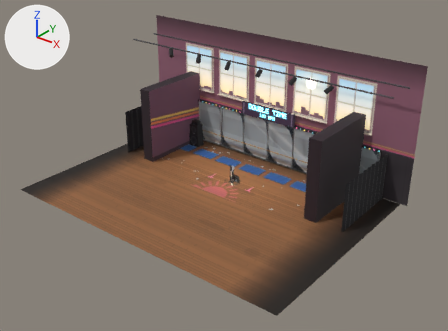
Before and after pictures for a commit that changed the glTF model public/assets/stages/burn.glb.
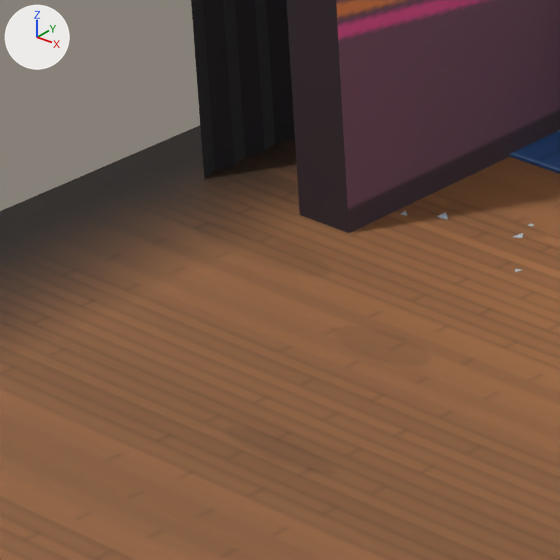
The first picture shows the older version from a camera (50 mm lens) standing at (21.5, -27.7, 18.2) and looking at (1.4, -2.5, 2.5). The close-ups show the older and then the newer version on the part from 21% to 42% of the width and 37% to 66% of the height of that picture. Only the edits that show in the close-ups are written down. The lights are fixed; the arrows at upper left show +X, +Y and +Z.

Objects in the first close-up: 'seg_burnout', 'seg_warmup', 'set'.
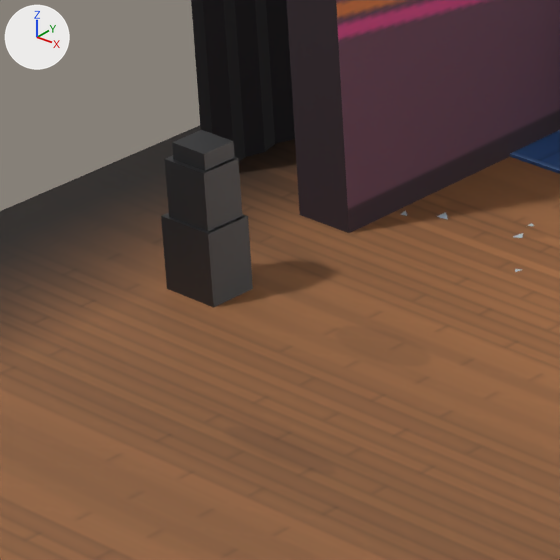
The edits, one by one:
Mesh me_fg_left is new.
It consists of a box spanning x -0.38..0.38, y -0.3..0.3, z 0.0..0.9; a box spanning x -0.29..0.33, y -0.26..0.26, z 0.9..1.6; a box spanning x -0.21..0.29, y -0.2..0.24, z 1.6..1.8; an 8-sided cut cone along y (radius 0.24 at the low end, 0.2 at the high end) spanning x -0.24..0.24, y 0.3..0.32, z 0.21..0.69; an 8-sided cut cone along y (radius 0.17 at the low end, 0.14 at the high end) spanning x -0.17..0.17, y 0.3..0.32, z 1.11..1.45.
It uses material mat_props.
Object 'fg_left' (ob_fg_left) is new; it shows me_fg_left.
Its location is (-6.2, -3.0, 0.0).

Location of each change, (x1, y1, x2, y2) in pixels of the close-ups (560 x 560 px):
'fg_left', added: after (161, 130, 253, 308)
